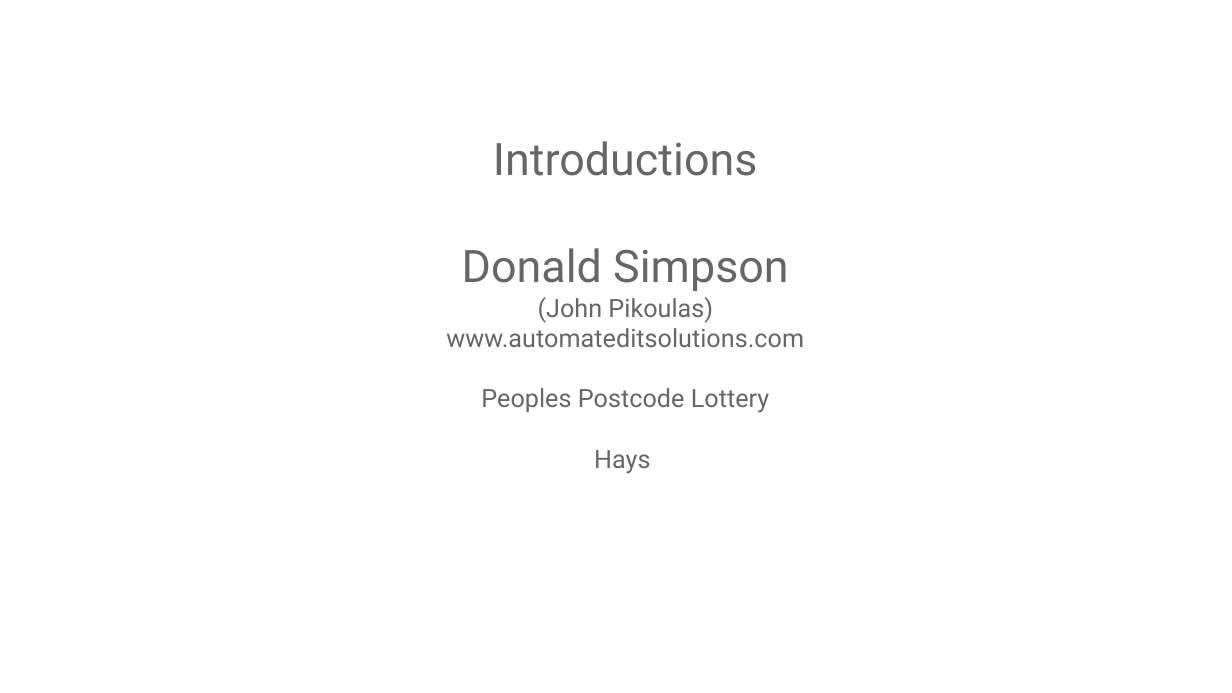
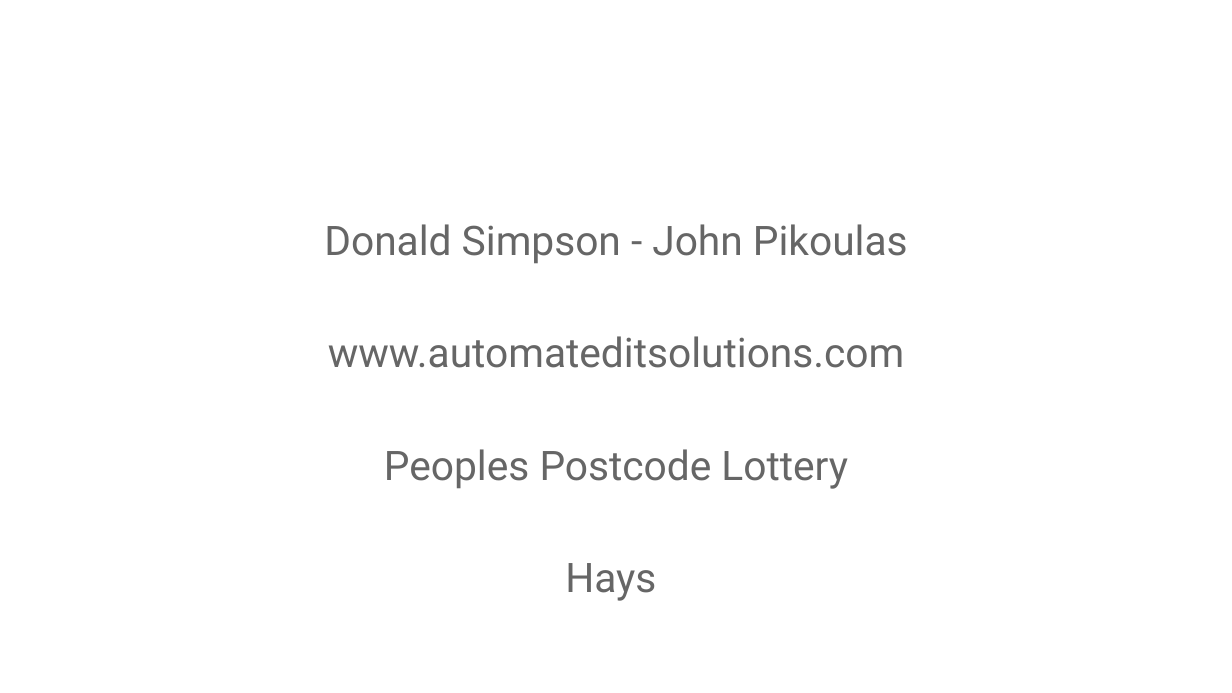
Before and after one commit to AutomatedIT/presentations, a slide deck: slide 2 of KubernetesMinikubeHelm_1.pptx. Drawn at 1232x693 pixels with LibreOffice and Linux fonts; fonts in the diff are those of the drawing; background and template pictures are left out. Boxes give left, top, right and bottom in pixels: in the first picture for what was removed or moved away, otherwise in the second. Text is boxed around its words. In the diff, an @@ line names an element or a change of style, - is before the commit and + after.

```diff
--- a/KubernetesMinikubeHelm_1.pptx
+++ b/KubernetesMinikubeHelm_1.pptx
@@ text "Donald Simpson - John Pikoulas" at (324, 224, 908, 601): vertical alignment middle to top @@
@@ text at (324, 224, 908, 601): text changed; size 14.8 to 23.8 pt @@
-Introductions
-Donald Simpson
-(John Pikoulas)
-www.automateditsolutions.com
-Peoples Postcode Lottery
-Hays
+Donald Simpson - John Pikoulas
+www.automateditsolutions.com
+Peoples Postcode Lottery
+Hays
```
Also in this commit, not shown: 5 other slides changed, 1 other file.
